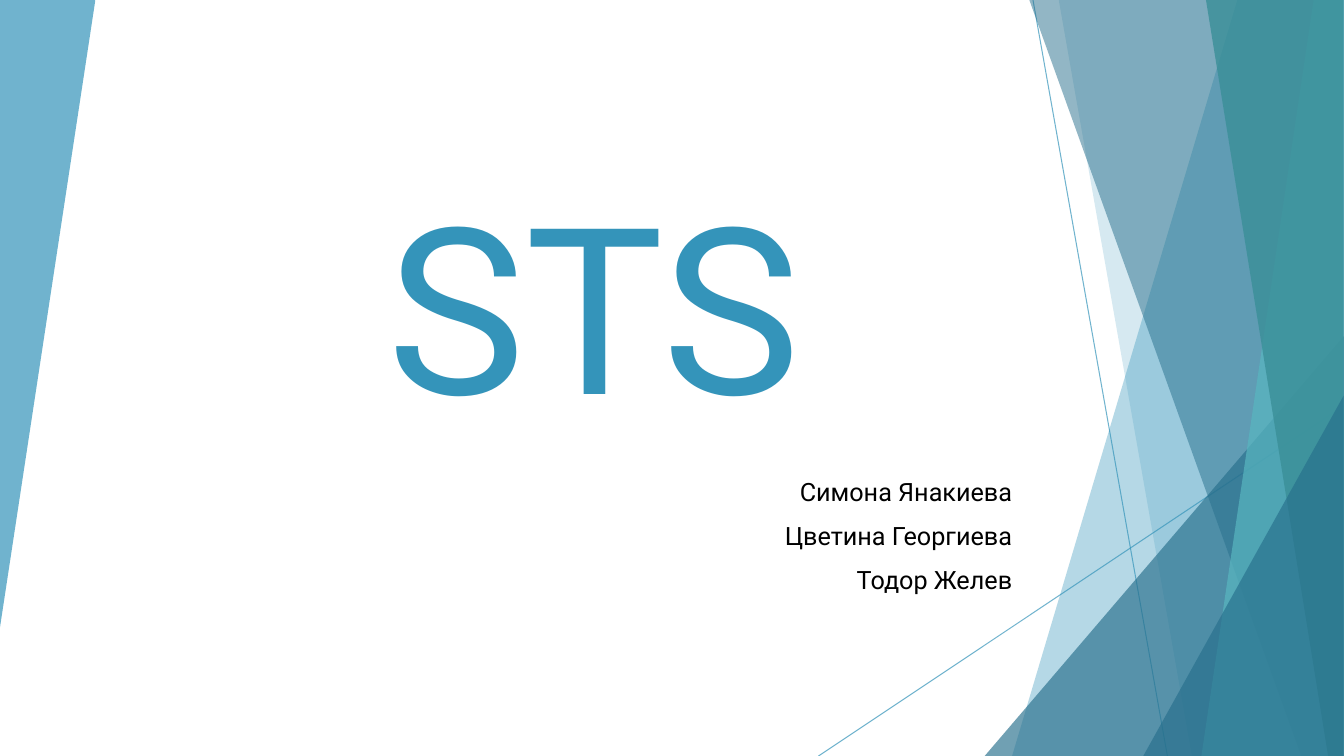
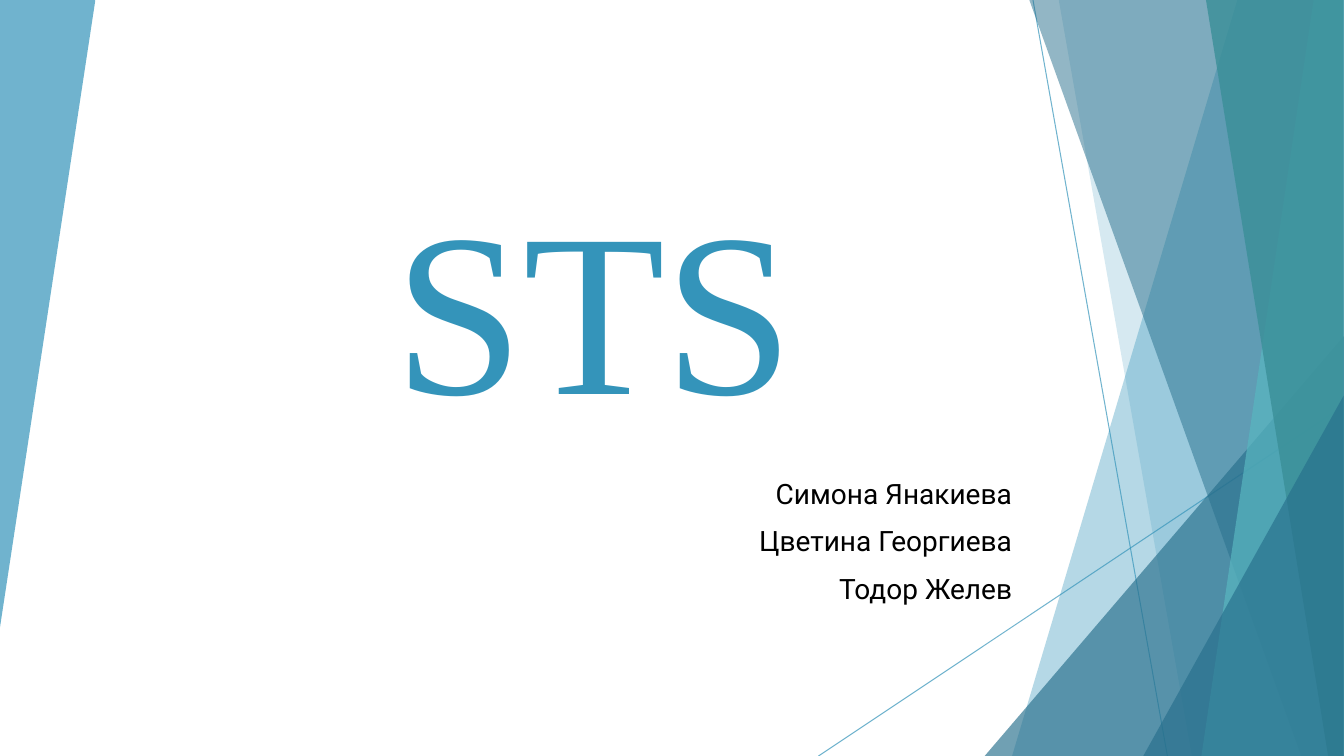
Before and after one commit to todorzhelev/STS, a slide deck: slide 1 of presentation/PresentationFinal.pptx. Drawn at 1344x756 pixels with LibreOffice and Linux fonts; fonts in the diff are those of the drawing. Boxes give left, top, right and bottom in pixels: in the first picture for what was removed or moved away, otherwise in the second. Text is boxed around its words. In the diff, an @@ line names an element or a change of style, - is before the commit and + after.

Commit message:
+ added slides

```diff
--- a/presentation/PresentationFinal.pptx
+++ b/presentation/PresentationFinal.pptx
@@ title "STS" at <box>394,240,794,397</box>: font Roboto to Times New Roman @@
@@ subtitle "Симона Янакиева" at <box>759,483,1012,605</box>: size 18 to 20 pt @@
```
Also in this commit, not shown: 19 slides added.
